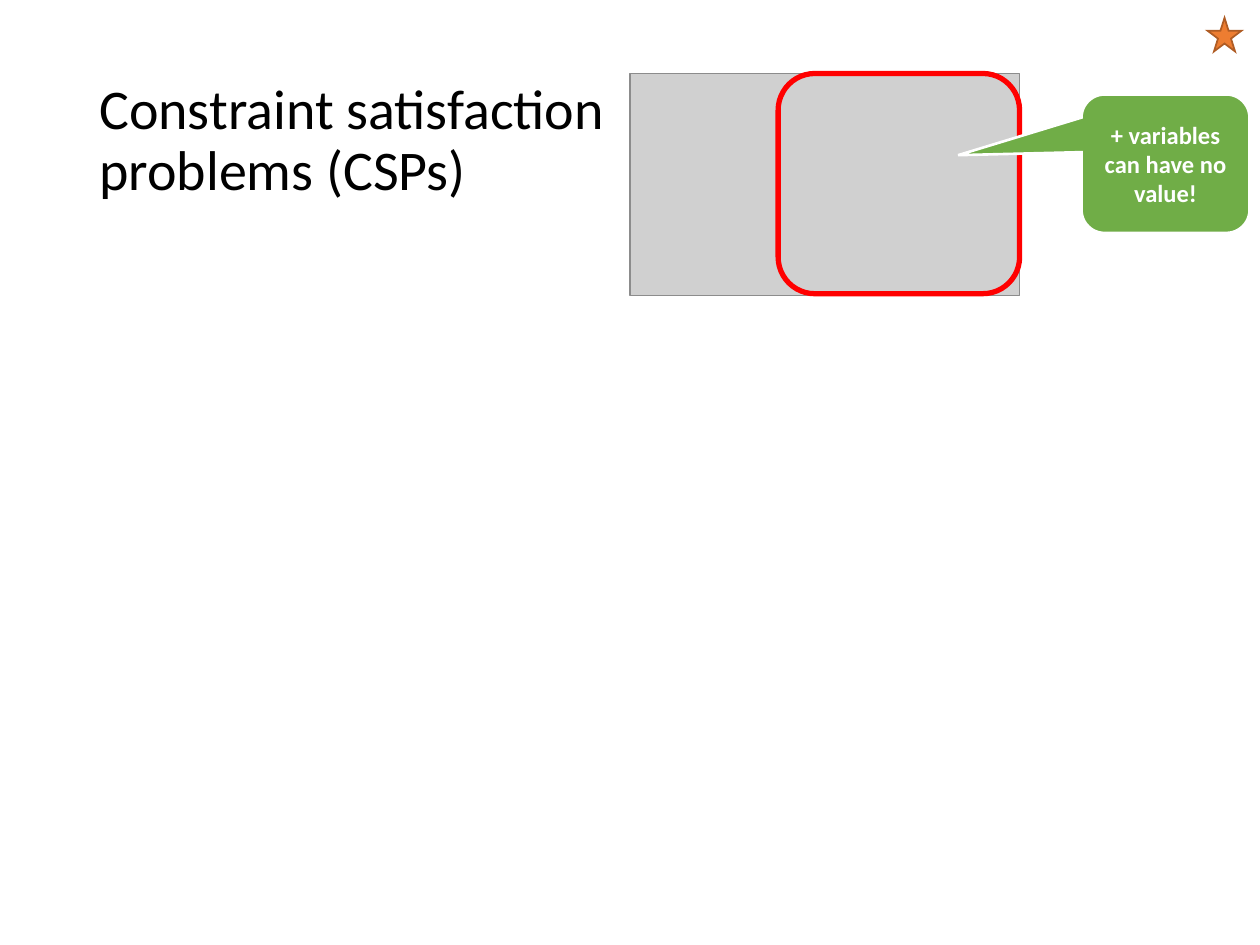
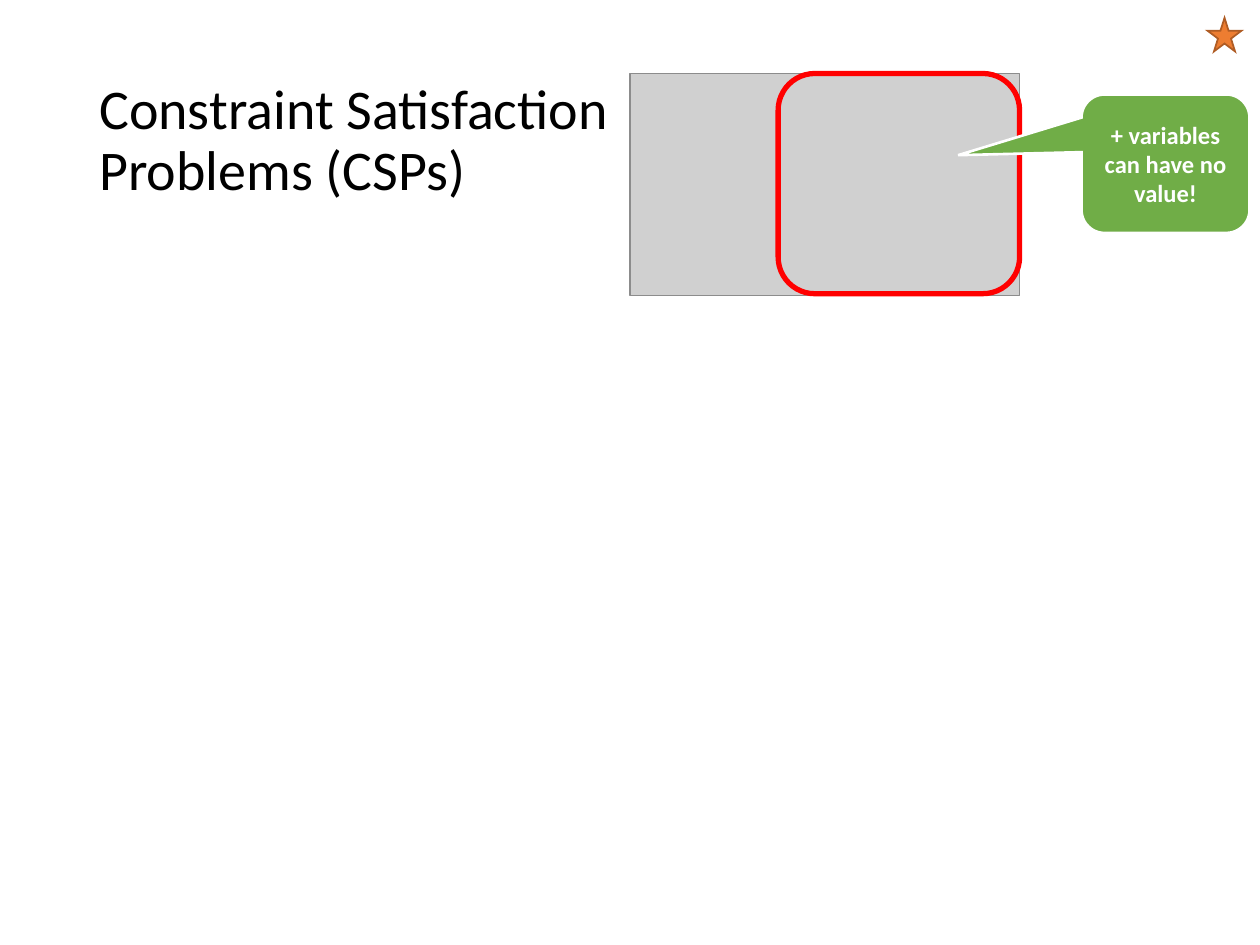
Before and after one commit to mhahsler/CS7320-AI, a slide deck: slide 2 of slides/06_CSP.pptx. Drawn at 1260x945 pixels with LibreOffice and Linux fonts; fonts in the diff are those of the drawing; grey boxes stand for pictures. Boxes give left, top, right and bottom in pixels: in the first picture for what was removed or moved away, otherwise in the second. Text is boxed around its words. In the diff, an @@ line names an element or a change of style, - is before the commit and + after.

```diff
--- a/slides/06_CSP.pptx
+++ b/slides/06_CSP.pptx
@@ title at (x1=99, y1=90, x2=607, y2=198): text changed @@
-Constraint satisfaction
-problems (CSPs)
+Constraint Satisfaction
+Problems (CSPs)
```
Also in this commit, not shown: 11 other slides changed, 1 other file.
